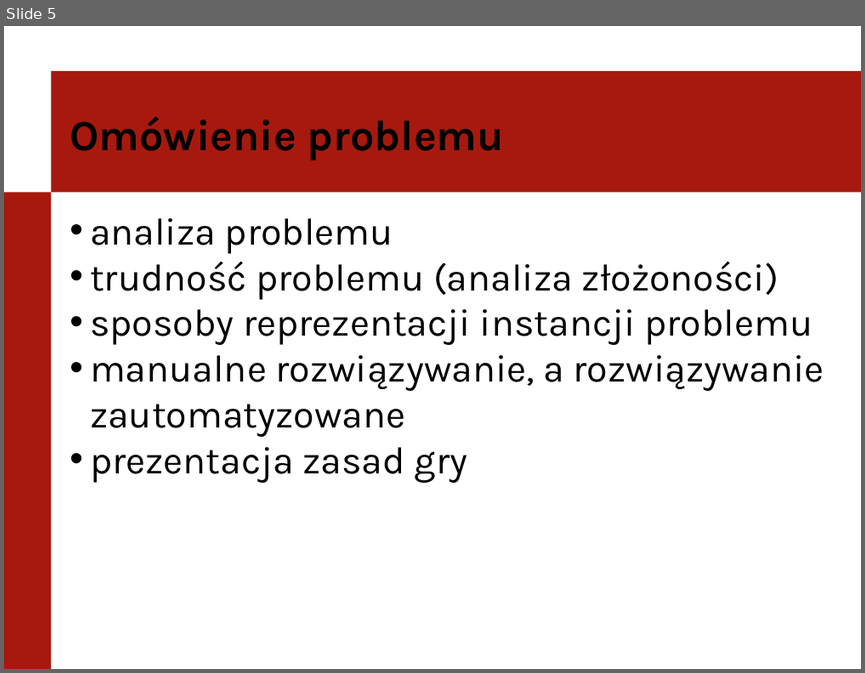
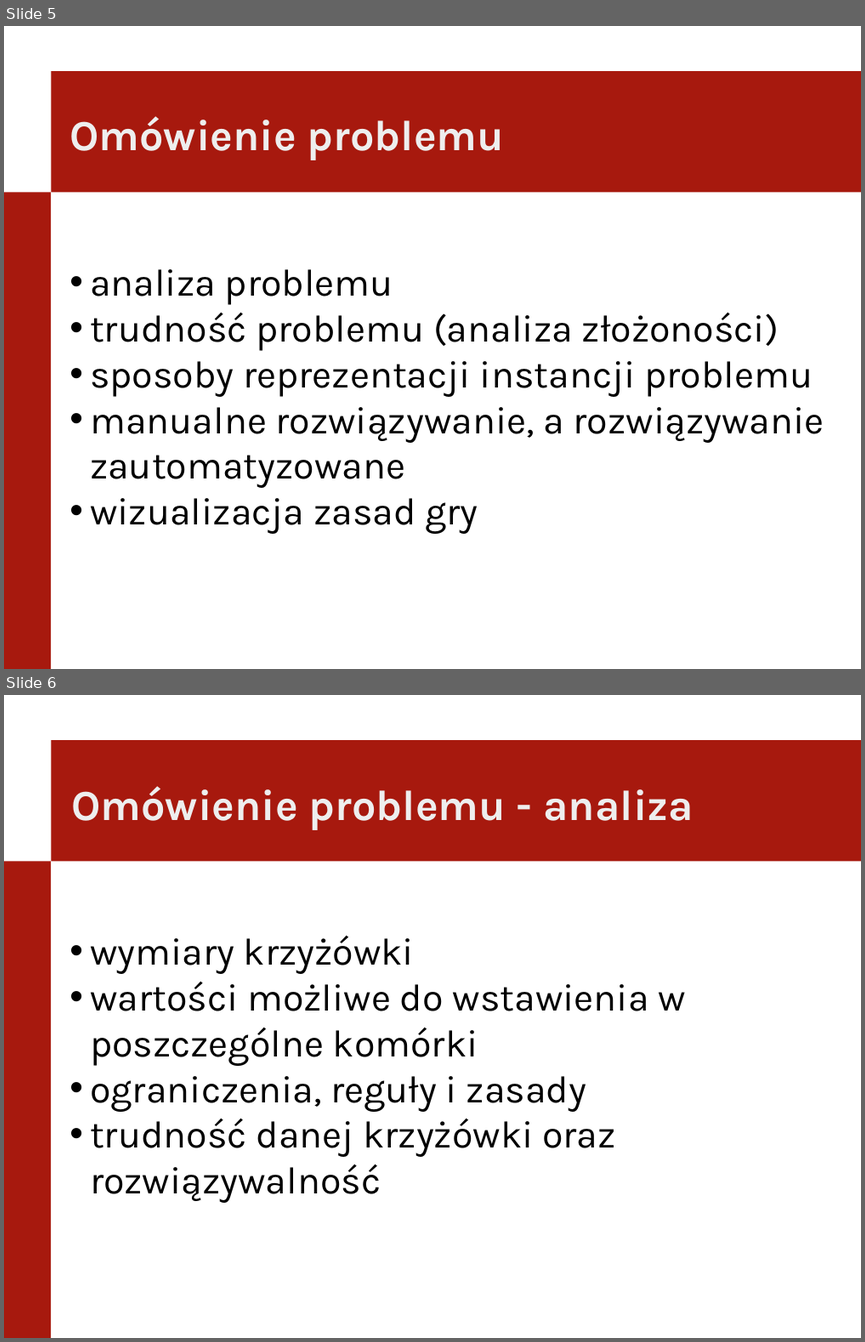
Before and after one commit to itomi/kakuro, a slide deck: Documentation/PierwszaPrezentacja.pptx. Shown one above the other, each under a label of ours: slide 5 before the commit, slides 5 and 6 after it. The pictures are 865x673 and 865x1342 pixels, drawn with LibreOffice and Linux fonts; fonts in the diff are those of the drawing; background and template pictures are left out. Boxes give left, top, right and bottom in pixels: in the first picture for what was removed or moved away, otherwise in the second. Text is boxed around its words. In the diff, an @@ line names an element or a change of style, - is before the commit and + after.

```diff
--- a/Documentation/PierwszaPrezentacja.pptx
+++ b/Documentation/PierwszaPrezentacja.pptx
@@ slide 6 added at box(4, 695, 861, 1338), background #FFFFFF; not listed: 2 template elements that a slide beside it also shows @@
@@ text added at box(71, 786, 694, 830), 36 pt, text #EEEEEE, bold @@
+Omówienie problemu - analiza
@@ text added at box(90, 936, 685, 1202), 32 pt, text #000000 @@
+• wymiary krzyżówki
+• wartości możliwe do wstawienia w poszczególne komórki
+• ograniczenia, reguły i zasady
+• trudność danej krzyżówki oraz rozwiązywalność
@@ slide 5 changed as well @@
@@ text "Omówienie problemu" at box(69, 116, 504, 160): text colour #000000 to #EEEEEE @@
@@ text at box(90, 498, 477, 533): text changed @@
-• prezentacja zasad gry
+• wizualizacja zasad gry
```
Also in this commit, not shown: 8 other slides changed, 12 other slides added, 1 other file.
